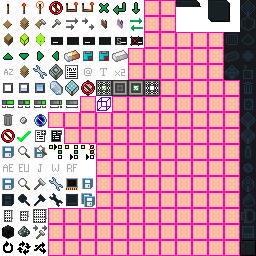
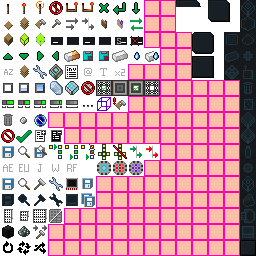
Layers edited between the first and the second w=256, h=256 image:
painted on "Layer 15" over [193,33,213,77]
painted on "Search Bar Base" over [53,42,122,43]
added group "Fluid Substitution" with 2 layers above "Ore Substitution On" over [145,51,159,62]
added layer "Drop" in group "Fluid Substitution" over [153,52,159,60]
added layer "Ingot" in group "Fluid Substitution" over [145,51,154,62]
added group "Throughput" with 2 layers above "Routing" over [130,146,158,158]
added layer "Layer 35" in group "Throughput" over [130,146,158,158]
added layer "Base" (1st of 2, in "Throughput") in group "Throughput" over [130,146,158,158]
added group "Routing" with 3 layers above "Hammer Halfed Exclamation" over [49,144,127,160]
added layer "Forbidden" in group "Routing" over [89,144,127,159]
added layer "Outlining" in group "Routing" over [49,144,126,160]
added layer "Base" (2nd of 2, in "Routing") in group "Routing" over [49,144,127,160]
added group "Hammer Halfed Exclamation" with 2 layers above "Hammer Halfed" over [113,97,126,110]
added layer "Layer 34" in group "Hammer Halfed Exclamation" over [113,97,126,110]
added group "Checkmark" (1st of 2) with 1 layers above "Cancelled Icon" over [16,130,32,143]
added layer "Checkmark" (2nd of 2, in "Checkmark") in group "Checkmark" over [16,130,32,143]
painted on "Pattern Icon" over [87,80,89,96]
painted on "Layer 3" over [71,80,73,96]
added layer "base updated" above "Base altered" over [3,2,224,224]
hid "Base altered" over [3,2,224,224]
